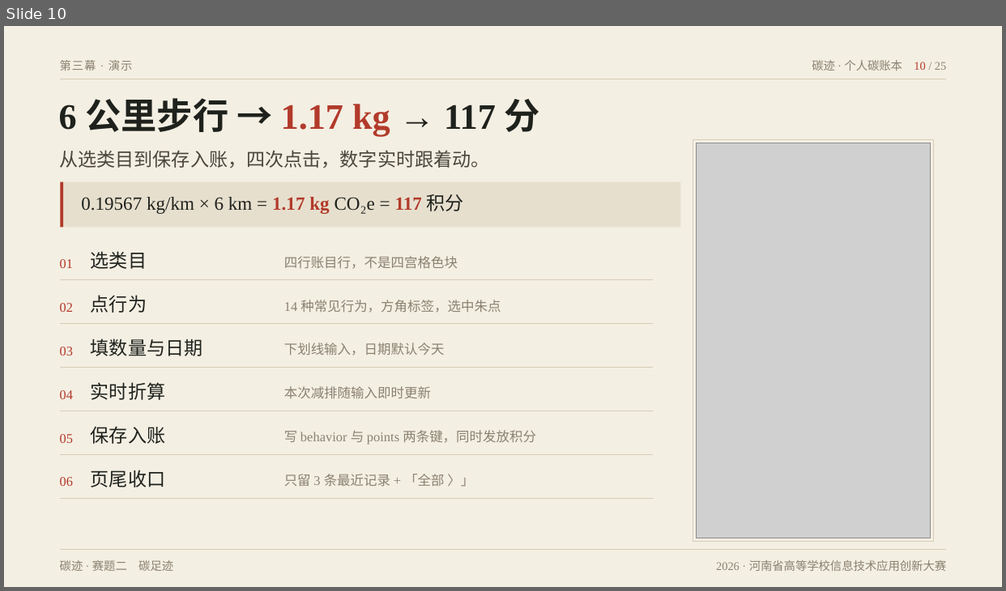
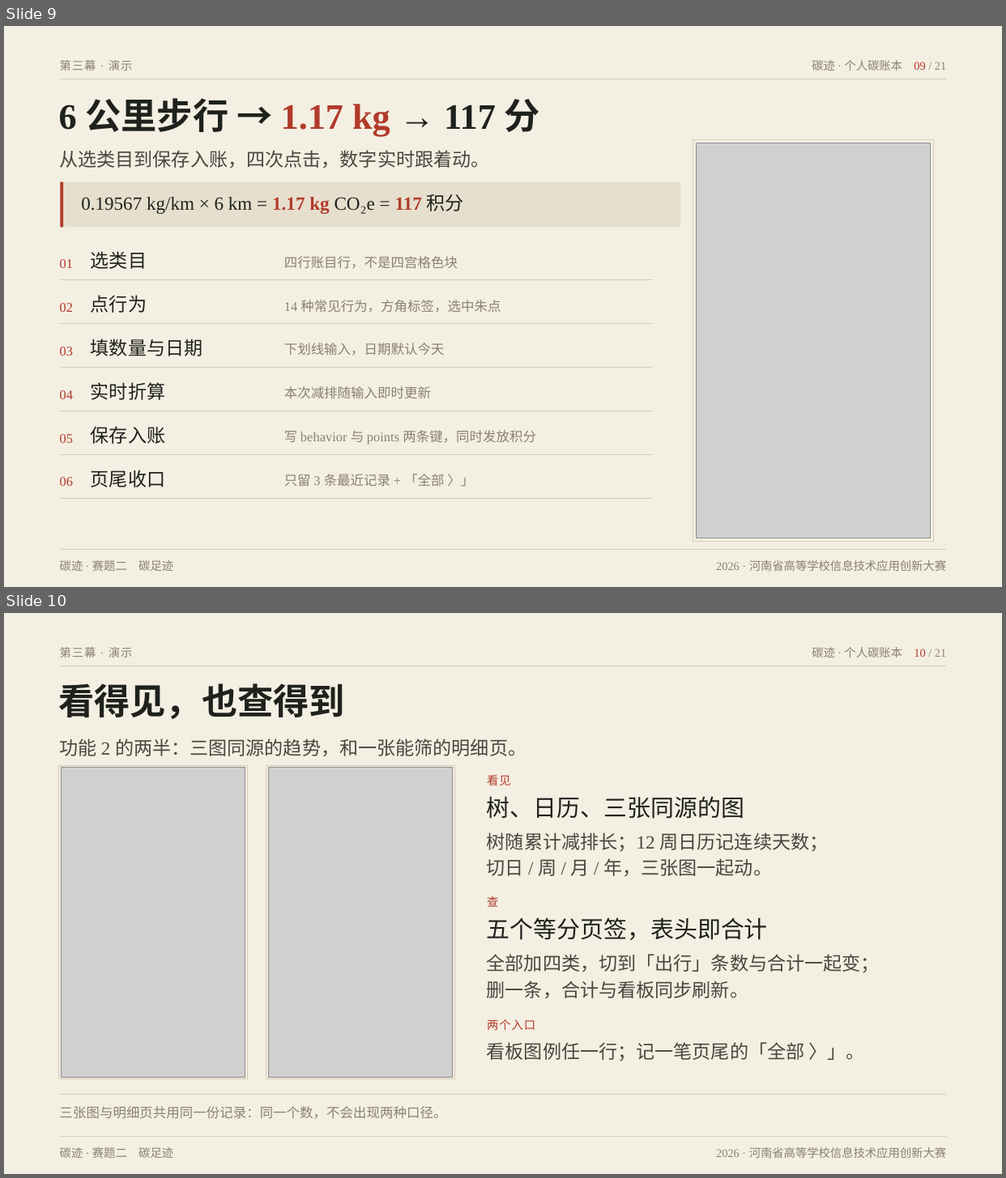
Before and after one commit to wujy309-jpg/ditan, a slide deck: 交付物/演示文稿_碳迹_v4A_墨迹档案.pptx. Shown one above the other, each under a label of ours: slide 10 before the commit, slides 9 and 10 after it. The pictures are 1006x591 and 1006x1178 pixels, drawn with LibreOffice and Linux fonts; fonts in the diff are those of the drawing; grey boxes stand for pictures. Boxes give left, top, right and bottom in pixels: in the first picture for what was removed or moved away, otherwise in the second. Text is boxed around its words. In the diff, an @@ line names an element or a change of style, - is before the commit and + after.

Commit message:
feat: 电脑摄像头拍照 + 架构文档 + 新机启动指南
应用侧
- 端侧识图新增「电脑拍照」入口：模拟器无相机应用，改由运行模拟器的电脑抓帧
- 识别管线抽取 recognizePixelMap()，相册 / 手机取图 / 电脑拍照共用一条后处理
- 视觉通路改为总是推理并输出 Top-5 日志（标定数据来源）
- 标定表写入实测条目：骑行 #347、旧衣回收 #262、光盘行动 #292

远程桥接（tools/remote）
- 新增 cam.html 取景页 + /capture.jpg、/webcam/want、/webcam/frame 三个端点
- 相机权限关键点：TCC 认「责任进程」，宿主 App 无 camera entitlement；
  改由 LaunchServices（open -na）启动 Chrome，它才是自己的责任进程，权限才生效
- 抓帧合并为单次 hdc 调用（156ms → 93ms/帧），控制命令与抓帧解耦（滑动不再饿死抓帧）
- 抓帧硬超时 SIGKILL，避免相机异常拖死整个服务

文档
- 文档/架构设计说明_碳迹_20261114.md（分层、六个关键决策、预设问答）
- 文档/新机器启动指南_20261114.md（换电脑从克隆到跑通）
- tools/remote/README.md 补充公网部署、帧率优化、电脑摄像头原理
- 新增现场实拍素材与二维码

```diff
--- a/交付物/演示文稿_碳迹_v4A_墨迹档案.pptx
+++ b/交付物/演示文稿_碳迹_v4A_墨迹档案.pptx
@@ slide 10 added at [4, 613, 1002, 1174], background #F4EFE3 @@
@@ text added at [60, 647, 133, 658], 11.2 pt, text #8A8170 @@
+第三幕 · 演示
@@ text added at [812, 647, 946, 658], 11.2 pt, text #8A8170 @@
+碳迹 · 个人碳账本 10 / 21
@@ text added at [58, 683, 345, 719], 34.5 pt, text #1E211C, bold @@
+看得见，也查得到
@@ freeform shape added at [60, 666, 946, 667], outline #D6CCB6 0.75 pt @@
@@ text added at [59, 739, 526, 756], 18 pt, text #4A463C @@
+功能 2 的两半：三图同源的趋势，和一张能筛的明细页。
@@ rectangle added at [58, 766, 247, 1080], outline #D6CCB6 0.75 pt @@
@@ picture added at [61, 767, 245, 1078] @@
@@ rectangle added at [266, 766, 454, 1080], outline #D6CCB6 0.75 pt @@
@@ picture added at [268, 767, 452, 1078] @@
@@ text added at [487, 775, 511, 786], 11.2 pt, text #B23A2A @@
+看见
@@ text added at [487, 796, 744, 819], 22.5 pt, text #1E211C @@
+树、日历、三张同源的图
@@ text added at [487, 833, 829, 876], 18 pt, text #4A463C @@
+树随累计减排长；12 周日历记连续天数；
+切日 / 周 / 月 / 年，三张图一起动。
@@ text added at [487, 897, 498, 907], 11.2 pt, text #B23A2A @@
+查
@@ text added at [487, 918, 768, 940], 22.5 pt, text #1E211C @@
+五个等分页签，表头即合计
@@ text added at [487, 954, 880, 999], 18 pt, text #4A463C @@
+全部加四类，切到「出行」条数与合计一起变；
+删一条，合计与看板同步刷新。
@@ text added at [487, 1020, 535, 1030], 11.2 pt, text #B23A2A @@
+两个入口
@@ text added at [487, 1042, 865, 1062], 18 pt, text #4A463C @@
+看板图例任一行；记一笔页尾的「全部 〉」。
@@ freeform shape added at [60, 1095, 946, 1096], outline #D6CCB6 0.75 pt @@
@@ text added at [60, 1106, 447, 1119], 12.8 pt, text #8A8170 @@
+三张图与明细页共用同一份记录：同一个数，不会出现两种口径。
@@ freeform shape added at [60, 1137, 946, 1138], outline #D6CCB6 0.75 pt @@
@@ text added at [60, 1148, 173, 1158], 11.2 pt, text #8A8170 @@
+碳迹 · 赛题二 碳足迹
@@ text added at [716, 1148, 946, 1158], 11.2 pt, text #8A8170 @@
+2026 · 河南省高等学校信息技术应用创新大赛
@@ what was slide 10 is now slide 9 @@
@@ slide 9 changed as well @@
@@ text at [812, 60, 946, 71]: text changed @@
-碳迹 · 个人碳账本 10 / 25
+碳迹 · 个人碳账本 09 / 21
```
Also in this commit, not shown: 19 other slides changed, 5 slides removed, 18 other files.
